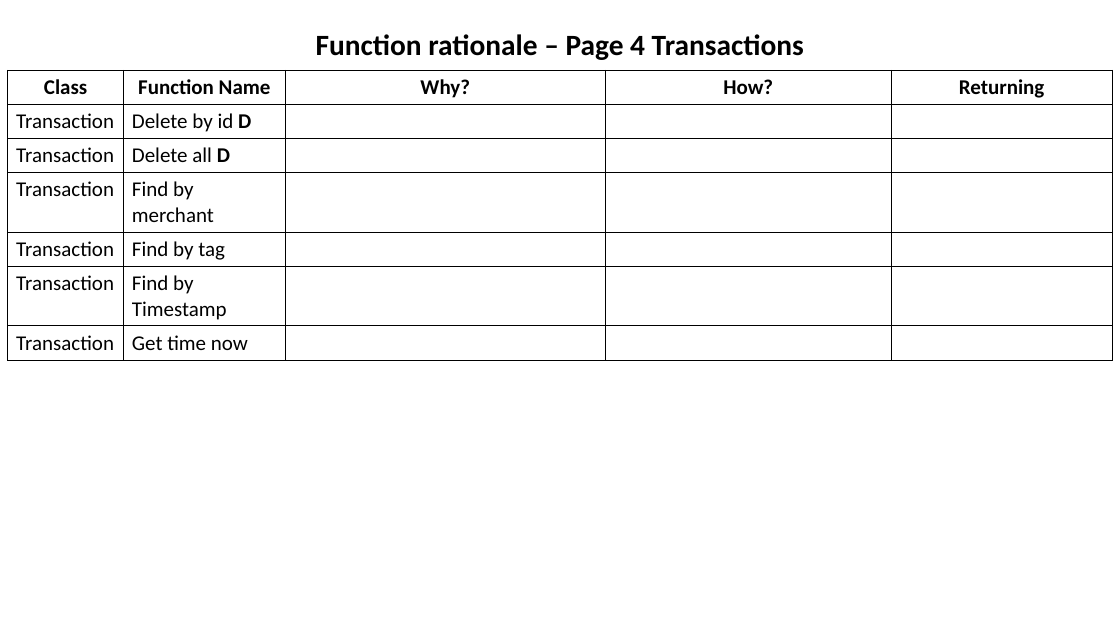
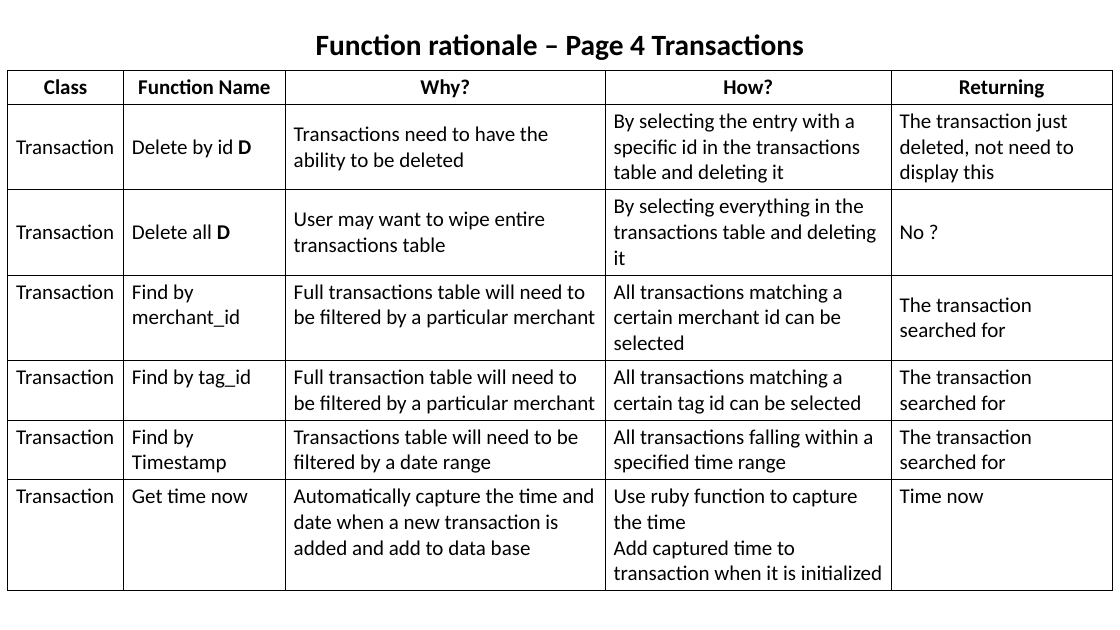
Before and after one commit to catf62/Budgee, a slide deck: slide 16 of Plans_Project_Management/Budget_App_Plan_08Nov2018.pptx. Drawn at 1120x630 pixels with LibreOffice and Linux fonts; fonts in the diff are those of the drawing. Boxes give left, top, right and bottom in pixels: in the first picture for what was removed or moved away, otherwise in the second. Text is boxed around its words. In the diff, an @@ line names an element or a change of style, - is before the commit and + after.

```diff
--- a/Plans_Project_Management/Budget_App_Plan_08Nov2018.pptx
+++ b/Plans_Project_Management/Budget_App_Plan_08Nov2018.pptx
@@ table at <box>8,71,1112,609</box> @@
-row 2: Transaction | Delete by id D |  |  | 
+row 2: Transaction | Delete by id D | Transactions need to have the ability to be deleted | By selecting the entry with a specific id in the transactions table and deleting it | The transaction just deleted, not need to display this
-row 3: Transaction | Delete all D |  |  | 
+row 3: Transaction | Delete all D | User may want to wipe entire transactions table | By selecting everything in the transactions table and deleting it | No ?
-row 4: Transaction | Find by merchant |  |  | 
+row 4: Transaction | Find by merchant_id | Full transactions table will need to be filtered by a particular merchant | All transactions matching a certain merchant id can be selected | The transaction searched for
-row 5: Transaction | Find by tag |  |  | 
+row 5: Transaction | Find by tag_id | Full transaction table will need to be filtered by a particular merchant | All transactions matching a certain tag id can be selected | The transaction searched for
-row 6: Transaction | Find by Timestamp |  |  | 
+row 6: Transaction | Find by Timestamp | Transactions table will need to be filtered by a date range | All transactions falling within a specified time range | The transaction searched for
-row 7: Transaction | Get time now |  |  | 
+row 7: Transaction | Get time now | Automatically capture the time and date when a new transaction is added and add to data base | Use ruby function to capture the time / Add captured time to transaction when it is initialized | Time now
```
Also in this commit, not shown: 1 other slide changed.
